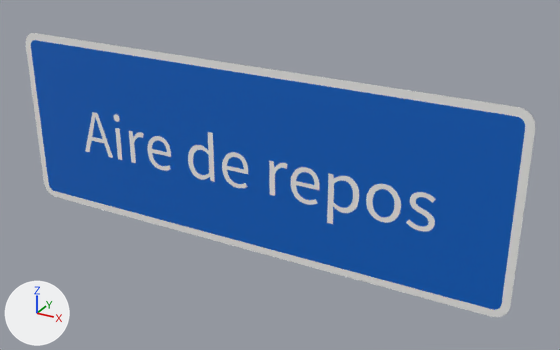
A saved change to the glTF model panneaux/07_E_identification_voirie/E34a.glb.
Before and after are seen from a 50 mm camera at (0.958, -1.536, 0.753) aimed at (0.094, 0.034, -0.032). The axes (+X, +Y, +Z) are drawn at lower left. The lights are the same throughout. The picture after the commit comes second. Where no turn or scale is listed for an object, it has been applied to the vertices. Vertices at exactly the same position are counted once.

In view in the first picture: 'E34a_cadre00', 'E34a_fond01', 'E34a_txt02' and 1 more.
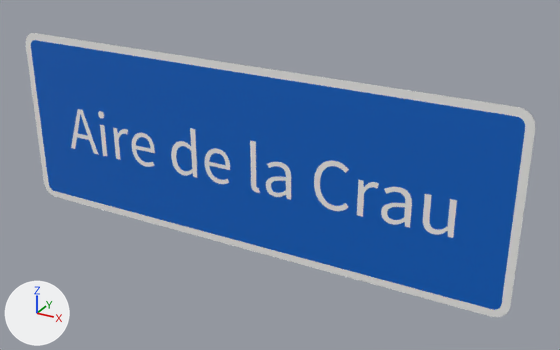
Pixel boxes [x1, y1, x2, y2] of what changed, in the pictures (560 x 350 px; the box of a moved part takes in the faces that stretch with it):
'E34a_txt02', reshaped (10% wider, 7% taller): before [85, 112, 436, 232]; after [71, 109, 457, 238]
part 1 of me_t_1391, moved or reshaped: before [269, 161, 288, 196]; after [357, 180, 379, 217]
part 2 of me_t_1391, moved or reshaped: before [222, 152, 248, 188]; after [205, 148, 230, 184]
part 3 of me_t_1391, moved or reshaped: before [188, 132, 215, 182]; after [171, 128, 197, 178]
part 4 of me_t_1391, added: after [113, 127, 128, 160]
part 5 of me_t_1391, moved or reshaped: before [115, 128, 122, 160]; after [100, 125, 107, 156]
part 6 of me_t_1391, moved or reshaped: before [114, 114, 120, 122]; after [98, 111, 104, 118]
part 7 of me_t_1391, moved or reshaped: before [85, 112, 113, 158]; after [71, 109, 99, 155]
part 8 of me_t_1391, added: after [266, 162, 291, 200]
part 9 of me_t_1391, added: after [423, 194, 457, 238]
part 10 of me_t_1391, added: after [250, 140, 260, 193]
part 11 of me_t_1391, reshaped: before [291, 167, 436, 232]; after [314, 161, 412, 228]
part 12 of me_t_1391, moved or reshaped: before [129, 131, 171, 171]; after [132, 133, 155, 167]

The change, as a diff of the scene's bpy script:
```diff
--- a/panneaux/07_E_identification_voirie/E34a.glb.py
+++ b/panneaux/07_E_identification_voirie/E34a.glb.py
@@ me_t_1391 @@
 # used by ob_e34a_txt02; location = (0.0, -0.002, 0.0)
-me_t_1391.from_pydata(...)  # 1962 vertices, 3904 faces; spans x -0.518..0.512, y 0.0, z -0.113..0.061
+me_t_1391.from_pydata(...)  # 1966 vertices, 3904 faces; spans x -0.572..0.557, y 0.0, z -0.077..0.061
+# me_t_1391 part 1: the loose piece of 110 vertices spanning x 0.085..0.136, y 0.0, z -0.074..0.021 is moved by (0.238, 0.0, 0.0)
+# me_t_1391 part 2: the loose piece of 222 vertices spanning x -0.055..0.024, y 0.0, z -0.077..0.021 is moved by (-0.054, 0.0, 0.0)
+# me_t_1391 part 3: the loose piece of 208 vertices spanning x -0.16..-0.079, y 0.0, z -0.077..0.061 is moved by (-0.054, 0.0, 0.0)
+# me_t_1391 part 4: the loose piece of 110 vertices spanning x -0.352..-0.302, y 0.0, z -0.074..0.021 is copied, and the copy is moved by (-0.054, 0.0, 0.0); it spans x -0.406..-0.355, y 0.0, z -0.074..0.021
+# me_t_1391 part 5: the loose piece of 8 vertices spanning x -0.399..-0.384, y 0.0, z -0.074..0.018 is moved by (-0.054, 0.0, 0.0)
+# me_t_1391 part 6: the loose piece of 96 vertices spanning x -0.402..-0.381, y 0.0, z 0.037..0.058 is moved by (-0.054, 0.0, 0.0)
+# me_t_1391 part 7: the loose piece of 72 vertices spanning x -0.518..-0.416, y 0.0, z -0.074..0.051 is moved by (-0.054, 0.0, 0.0)
+# me_t_1391 part 8: a new loose piece of 252 vertices spanning x 0.074..0.146, y 0.0, z -0.077..0.021, in mat_blanc_retro (white #f3f3f1)
+# me_t_1391 part 9: a new loose piece of 114 vertices spanning x 0.483..0.557, y 0.0, z -0.077..0.018, in mat_blanc_retro (white #f3f3f1)
+# me_t_1391 part 10: a new loose piece of 104 vertices spanning x 0.031..0.056, y 0.0, z -0.077..0.061, in mat_blanc_retro (white #f3f3f1)
+# me_t_1391 part 11: 2 vertices moved within x 0.403, y 0.0, z 0.017; 904 vertices removed from x 0.144..0.512, y 0.0, z -0.113..0.021; 438 vertices added at x 0.208..0.455, y 0.0, z -0.077..0.053
+# me_t_1391 part 12: 4 vertices moved within x -0.326..-0.311, y 0.0, z 0.007..0.015; 328 vertices removed from x -0.352..-0.215, y 0.0, z -0.077..0.021; 218 vertices added at x -0.347..-0.268, y 0.0, z -0.077..0.021
 me_t_1391.materials.append(mat_blanc_retro)
```
